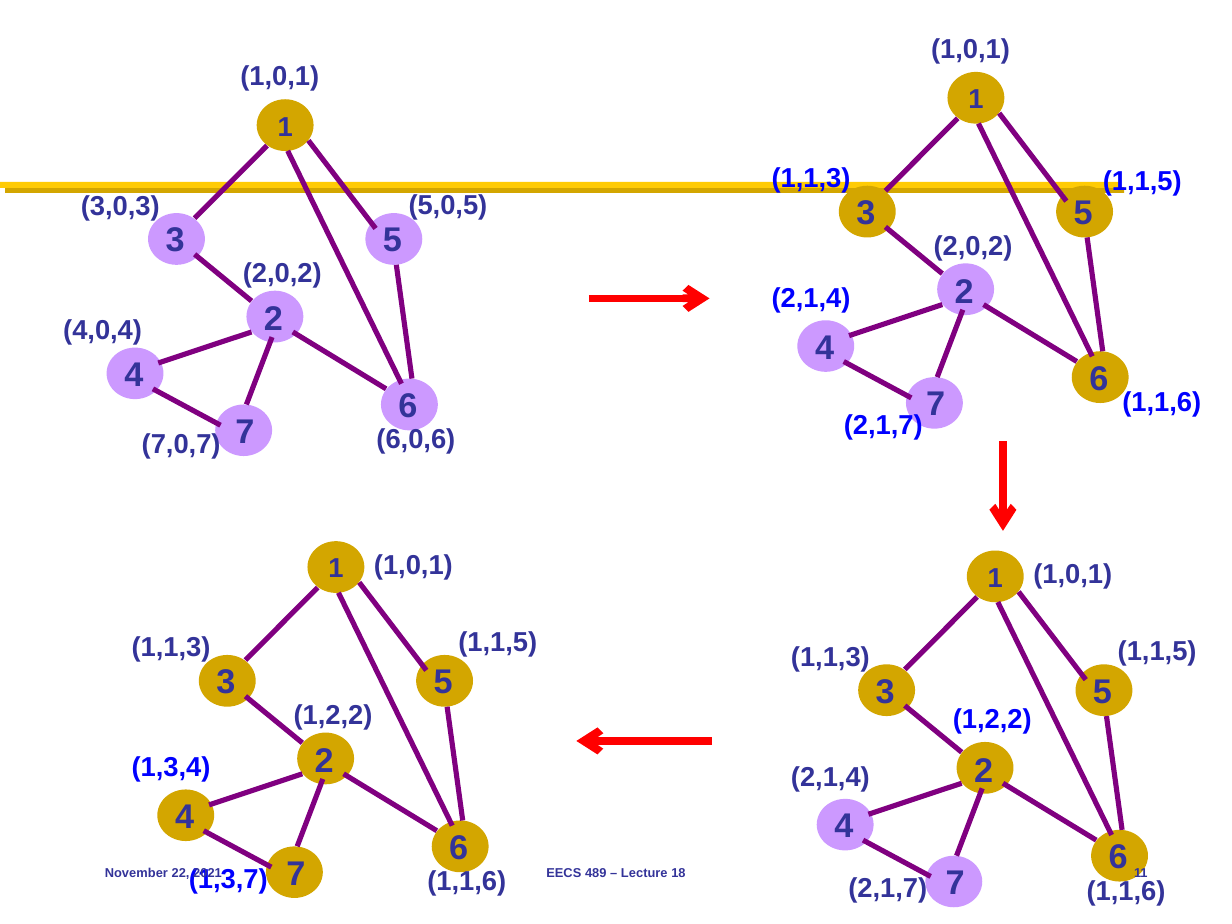
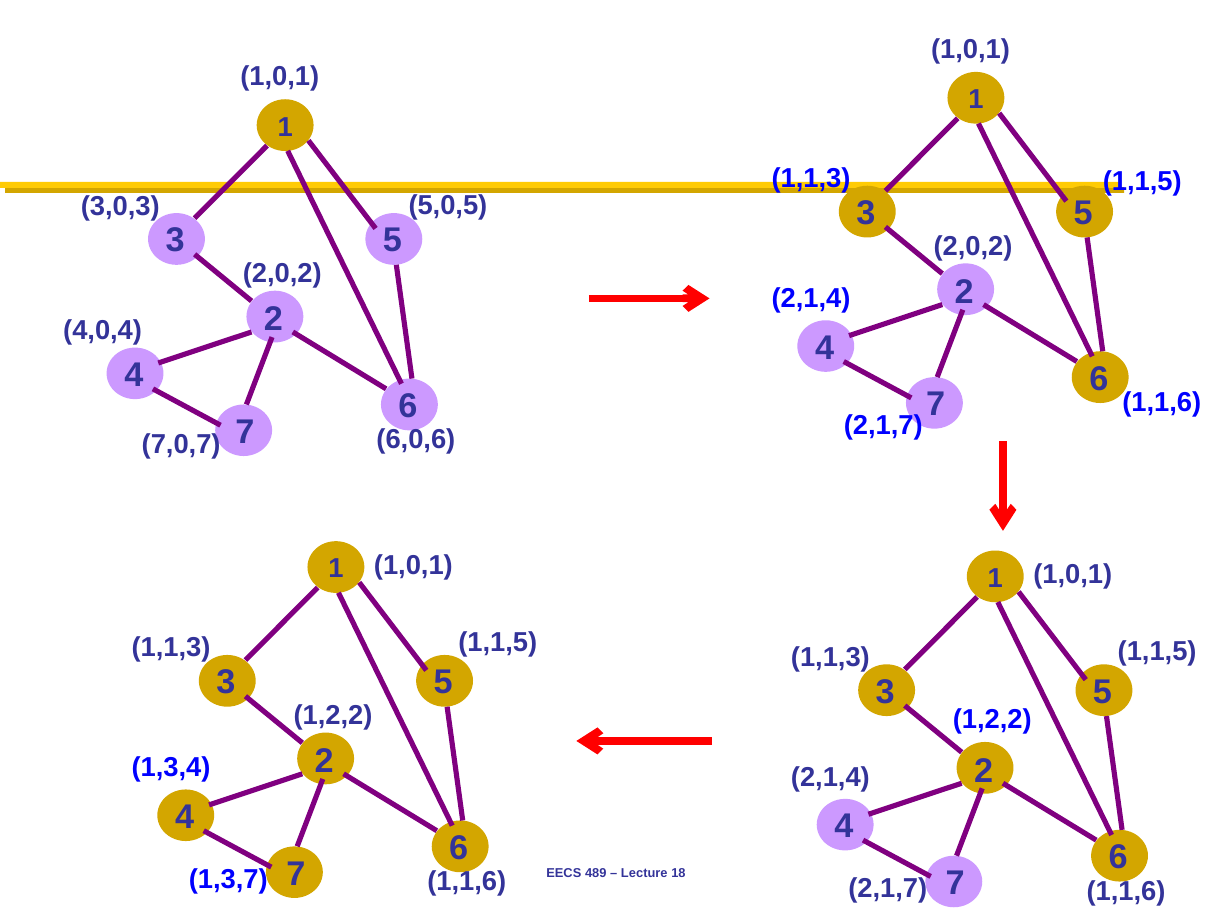
Before and after one commit to mosharaf/eecs489, a slide deck: slide 11 of Slides/112221.pptx. Drawn at 1232x924 pixels with LibreOffice and Linux fonts; fonts in the diff are those of the drawing. Boxes give left, top, right and bottom in pixels: in the first picture for what was removed or moved away, otherwise in the second. Text is boxed around its words. In the diff, an @@ line names an element or a change of style, - is before the commit and + after.

Commit message:
Updates to Nov 22 slides

```diff
--- a/Slides/112221.pptx
+++ b/Slides/112221.pptx
@@ text removed at box(105, 867, 222, 880) @@
-November 22, 2021
@@ page number removed at box(1134, 867, 1148, 880) @@
-11
```
Also in this commit, not shown: 8 other slides changed, 1 slide added.
